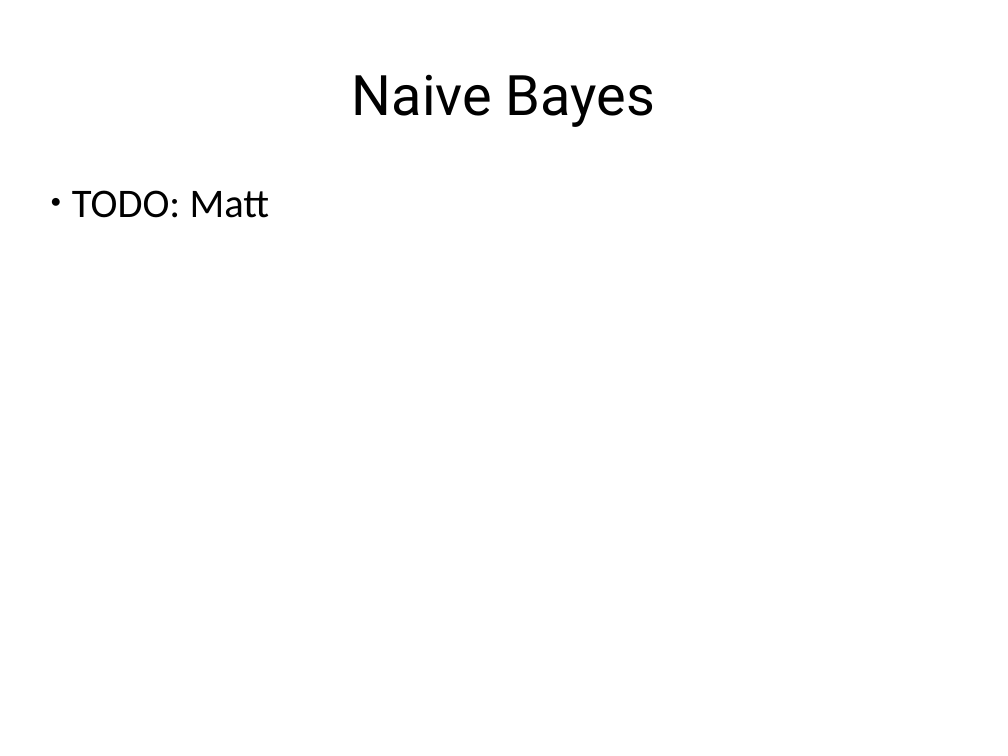
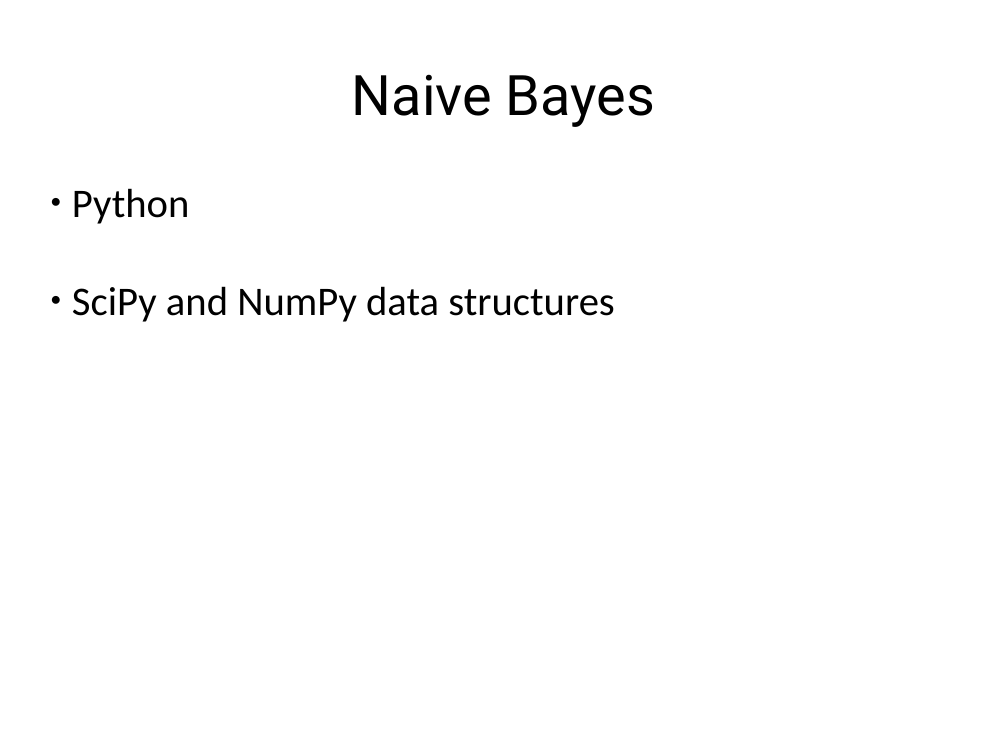
Before and after one commit to erikthiem/PartisanSpeechAnalysis, a slide deck: slide 4 of documents/presentation.odp. Drawn at 1008x756 pixels with LibreOffice and Linux fonts; fonts in the diff are those of the drawing. Boxes give left, top, right and bottom in pixels: in the first picture for what was removed or moved away, otherwise in the second. Text is boxed around its words. In the diff, an @@ line names an element or a change of style, - is before the commit and + after.

```diff
--- a/documents/presentation.odp
+++ b/documents/presentation.odp
@@ text at [72, 188, 614, 322]: text changed @@
-● TODO: Matt
+● Python
+● SciPy and NumPy data structures
```
Also in this commit, not shown: 1 slide added, 2 other files.
